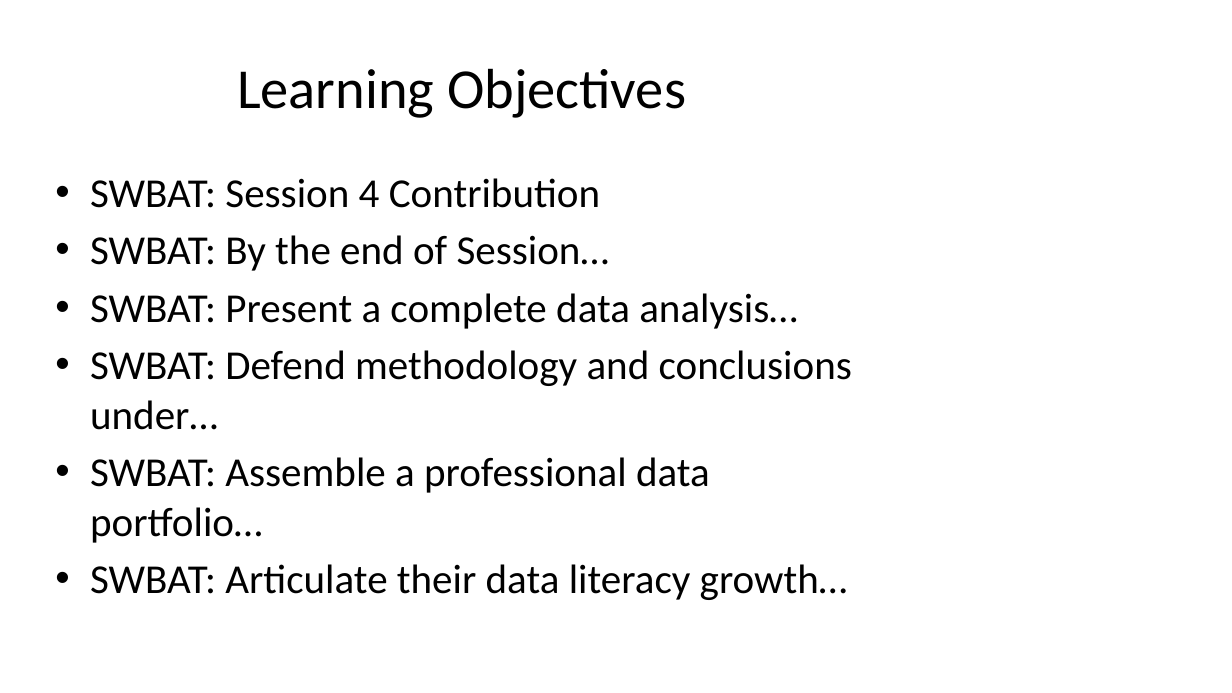
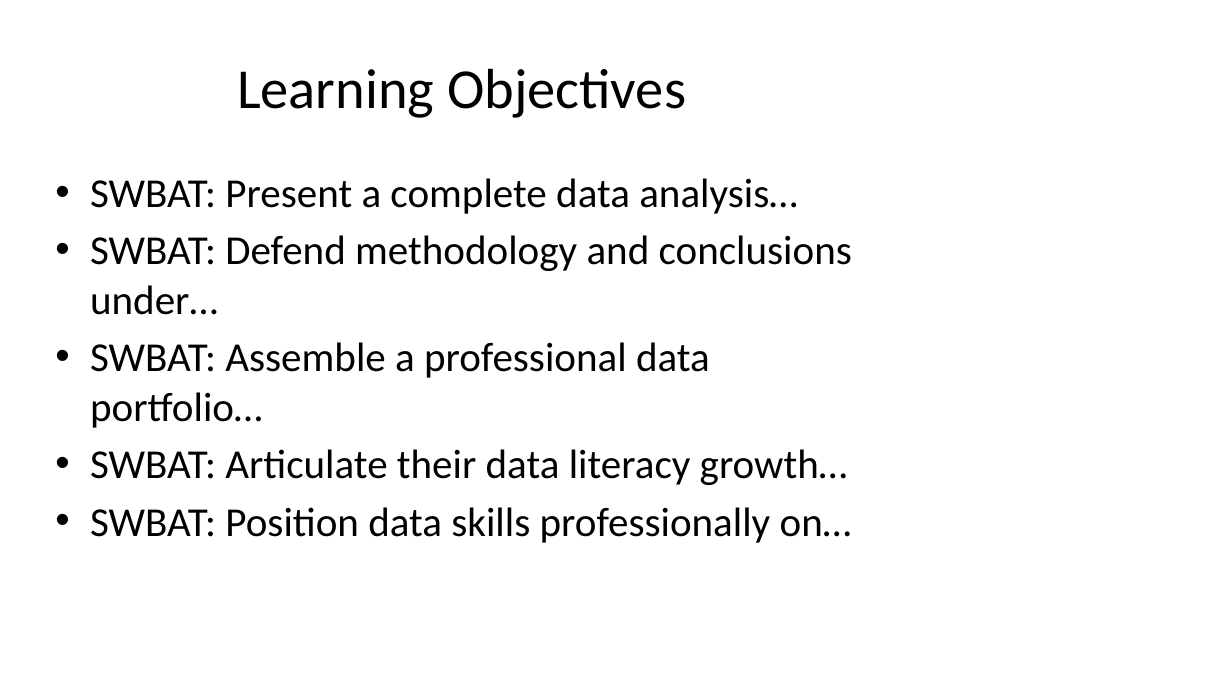
Before and after one commit to nlwtest2020/AyElSeeMoldo, a slide deck: slide 2 of curriculum-planner/output/slides/session_04_slides.pptx. Drawn at 1232x693 pixels with LibreOffice and Linux fonts; fonts in the diff are those of the drawing. Boxes give left, top, right and bottom in pixels: in the first picture for what was removed or moved away, otherwise in the second. Text is boxed around its words. In the diff, an @@ line names an element or a change of style, - is before the commit and + after.

```diff
--- a/curriculum-planner/output/slides/session_04_slides.pptx
+++ b/curriculum-planner/output/slides/session_04_slides.pptx
@@ text at box(90, 178, 609, 271): paragraphs removed @@
-• SWBAT: Session 4 Contribution
-• SWBAT: By the end of Session…
@@ text at box(90, 507, 852, 543): paragraph added @@
+• SWBAT: Position data skills professionally on…
```
Also in this commit, not shown: 3 other slides changed, 11 other files.
